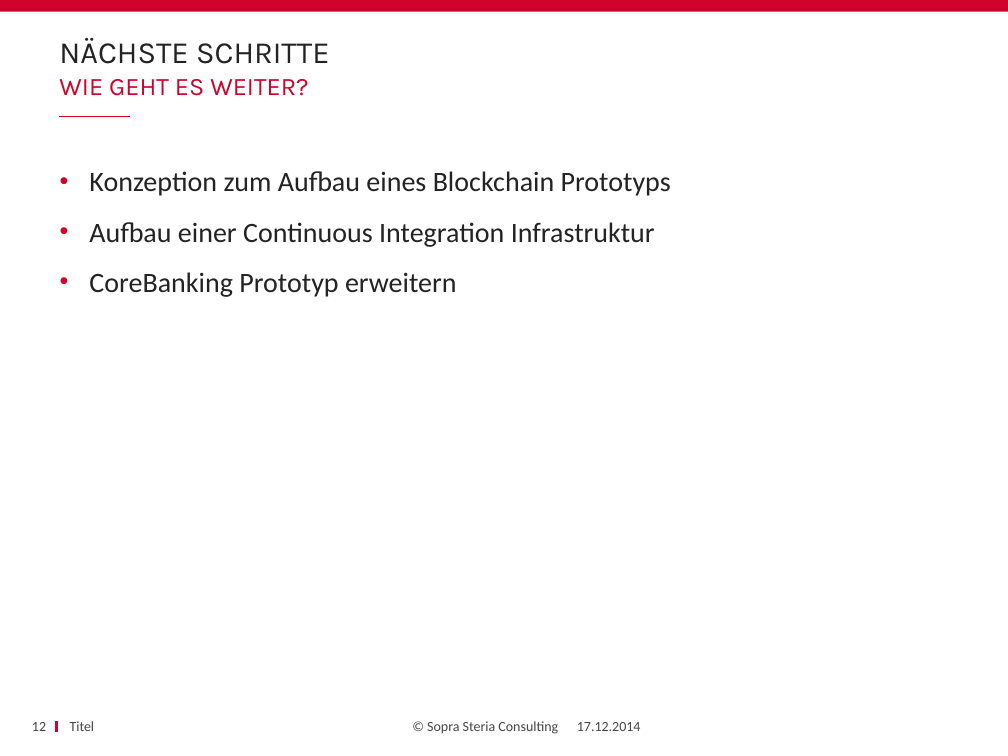
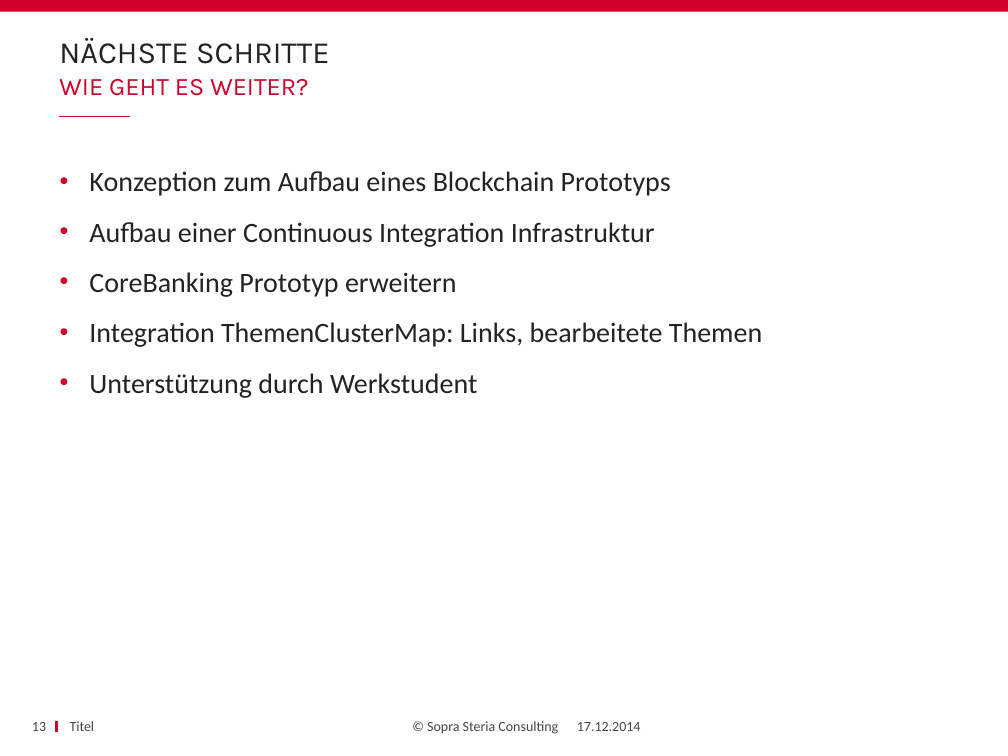
Before and after one commit to amueller0011stad/techupdate, a slide deck: slide 13 of TechUpdate_Status.pptx (slide 12 before the commit). Drawn at 1008x756 pixels with LibreOffice and Linux fonts; fonts in the diff are those of the drawing; background and template pictures are left out. Boxes give left, top, right and bottom in pixels: in the first picture for what was removed or moved away, otherwise in the second. Text is boxed around its words. In the diff, an @@ line names an element or a change of style, - is before the commit and + after.

```diff
--- a/TechUpdate_Status.pptx
+++ b/TechUpdate_Status.pptx
@@ text at (89, 322, 762, 398): paragraphs added @@
+• Integration ThemenClusterMap: Links, bearbeitete Themen
+• Unterstützung durch Werkstudent
@@ page number at (32, 722, 46, 731): text changed @@
-12
+13
```
Also in this commit, not shown: 1 other slide changed, 1 slide added.
